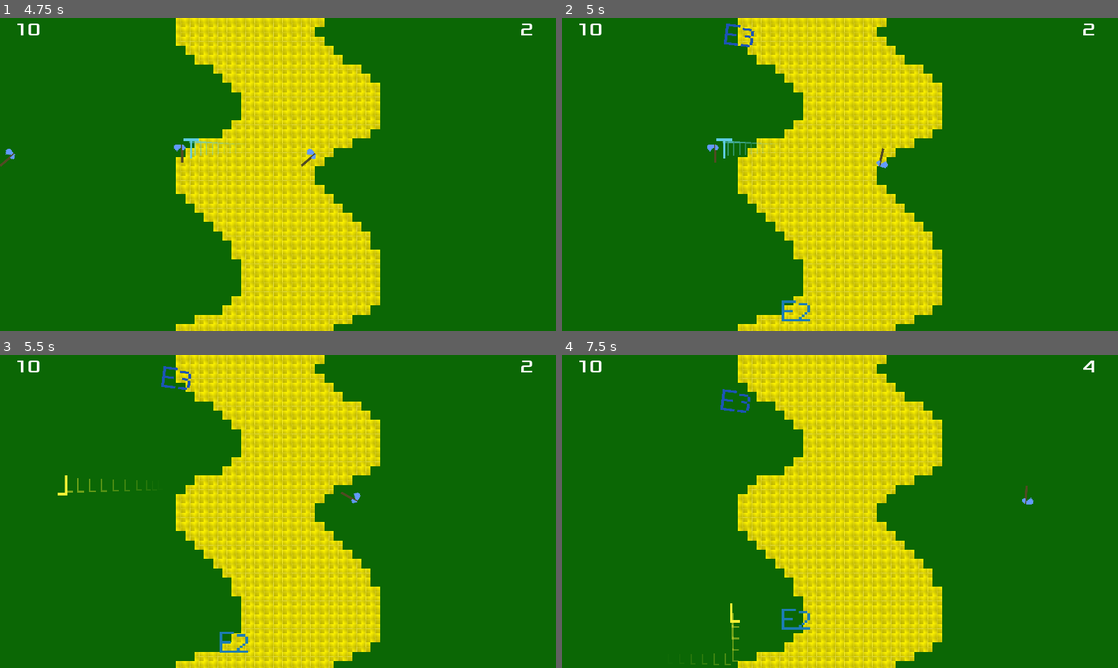
Above: before the commit, frames 1-4 (two rows, left to right).
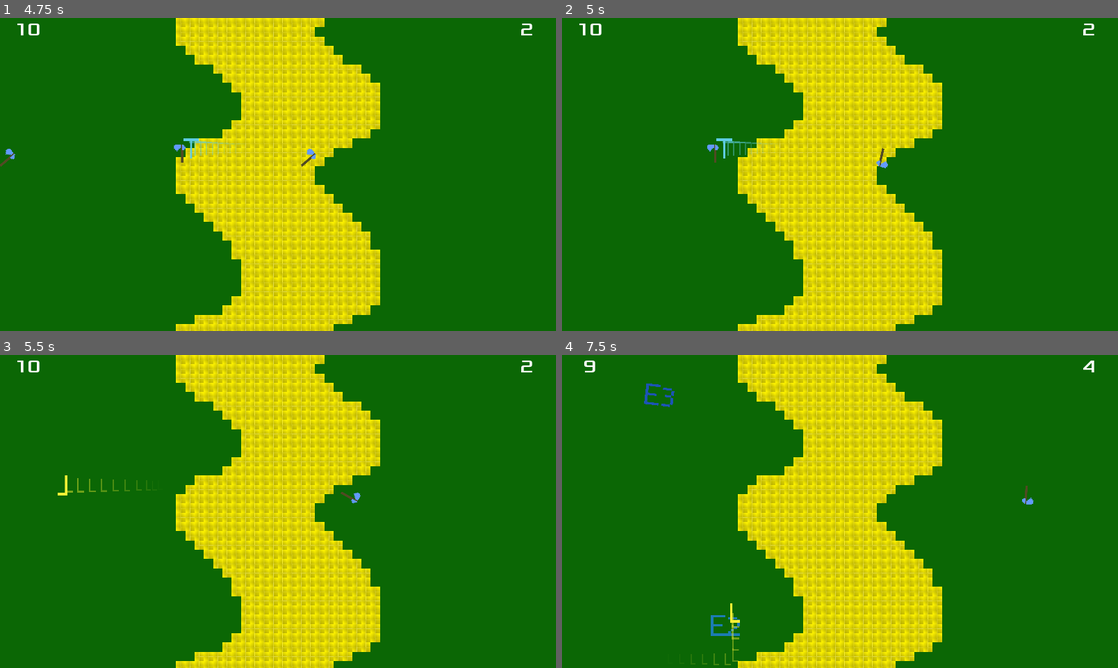
Above: after the commit, the same moments.

Repository: The-Plot-Twist-of-Oz/Oz_Demo
Game: Godot game, scene res://Scenes/Main/Main.tscn
The game is run twice, just before and just after one commit, with the same random seed, the same clock (stepped at 60 frames per second) and the same inputs.
Inputs:
- Up to frame 1 (4.75 s): click "Start" at 0.5 s; tap Enter (start_game) at 1.25, 1.35, 2.85, 4.35 s; hold Right (move_right) 1.28-2.03 s; hold Down (move_down) 2.03-2.78 s; tap Space (swap_characters) at 2.1, 3.6 s; hold Right (move_right) 2.78-3.53 s; hold Up (move_up) 3.53-4.28 s; hold Left (move_left) from 4.28 s (still down)
- Up to frame 2 (5 s): keep holding Left (move_left)
- Up to frame 3 (5.5 s): keep holding Left (move_left); tap Space (swap_characters) at 5.1 s
- Up to frame 4 (7.5 s): release Left (move_left) at 5.78 s; hold Down (move_down) 5.78-6.53 s; tap Enter (start_game) at 5.85, 7.35 s; hold Right (move_right) 6.53-7.28 s; tap Space (swap_characters) at 6.6 s; hold Up (move_up) from 7.28 s (still down)

Frame 1 is identical in both runs. In frame 2, 0.3% of the frame differs, in the area x 29-45%, y 1-97%; in frame 3, 0.3%; in frame 4, 0.6%, in the area x 3-45%, y 1-90%.

Commit message:
Enemies dont spawn before play button pressed

Diff:
--- a/Scenes/Main/Main.gd
+++ b/Scenes/Main/Main.gd
@@ -17,6 +17,8 @@
 	get_tree().call_group("mobs", "queue_free")
 	score = 0
 	health = 10
+	$MobPath1/Timer.start()
+	$MobPath2/Timer.start()
 	$Player.start($StartPosition.position)
 	$StartTimer.start()
 	$HUD.update_score(score)
--- a/Scenes/MobPath/MobPath.tscn
+++ b/Scenes/MobPath/MobPath.tscn
@@ -24,7 +24,6 @@
 
 [node name="Timer" type="Timer" parent="."]
 process_mode = 0
-autostart = true
 script = ExtResource( 4 )
 
 [connection signal="timeout" from="Timer" to="MobSpawnLocation" method="_on_Timer_timeout"]
